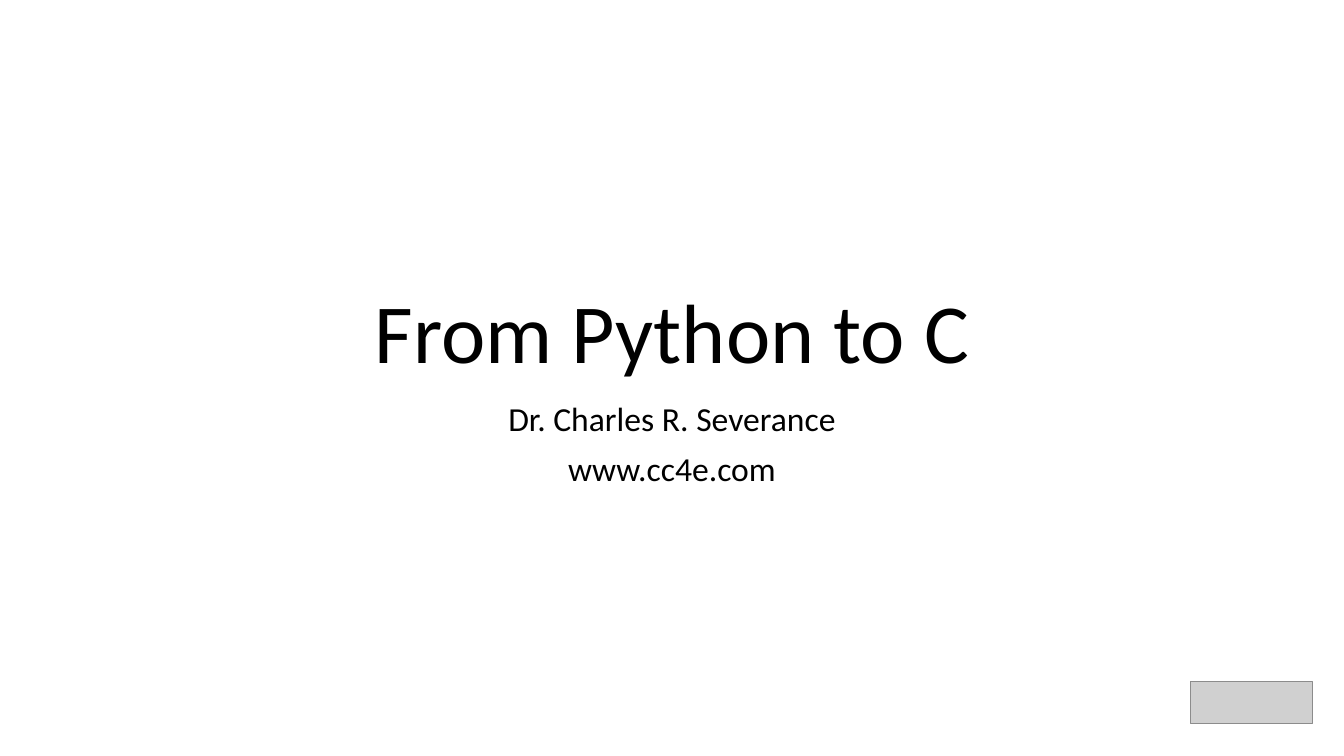
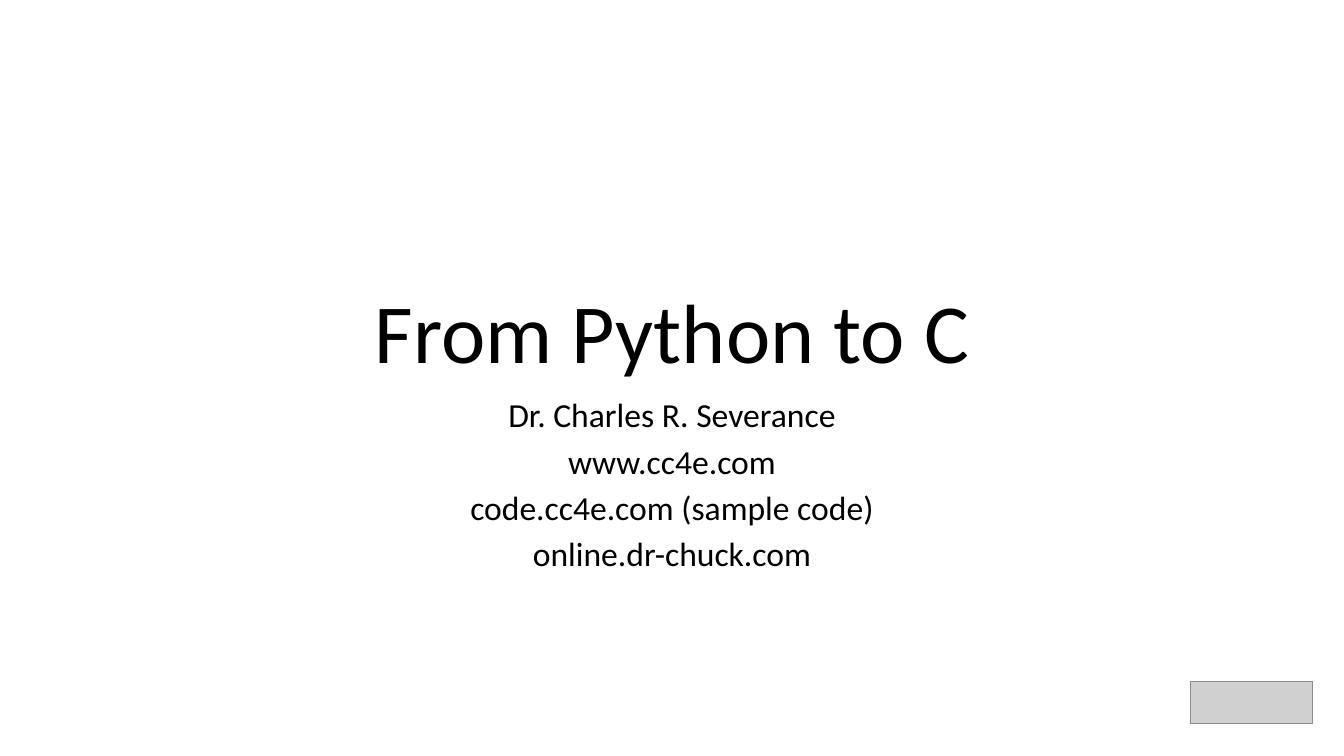
Before and after one commit to csev/cc4e, a slide deck: slide 1 of lectures/CC-02-Python.pptx. Drawn at 1344x756 pixels with LibreOffice and Linux fonts; fonts in the diff are those of the drawing; grey boxes stand for pictures. Boxes give left, top, right and bottom in pixels: in the first picture for what was removed or moved away, otherwise in the second. Text is boxed around its words. In the diff, an @@ line names an element or a change of style, - is before the commit and + after.

```diff
--- a/lectures/CC-02-Python.pptx
+++ b/lectures/CC-02-Python.pptx
@@ subtitle at [508, 403, 835, 475]: line spacing 0.9 to 0.8 @@
@@ subtitle at [470, 495, 873, 567]: paragraphs added @@
+code.cc4e.com (sample code)
+online.dr-chuck.com
```
Also in this commit, not shown: 10 other files.
